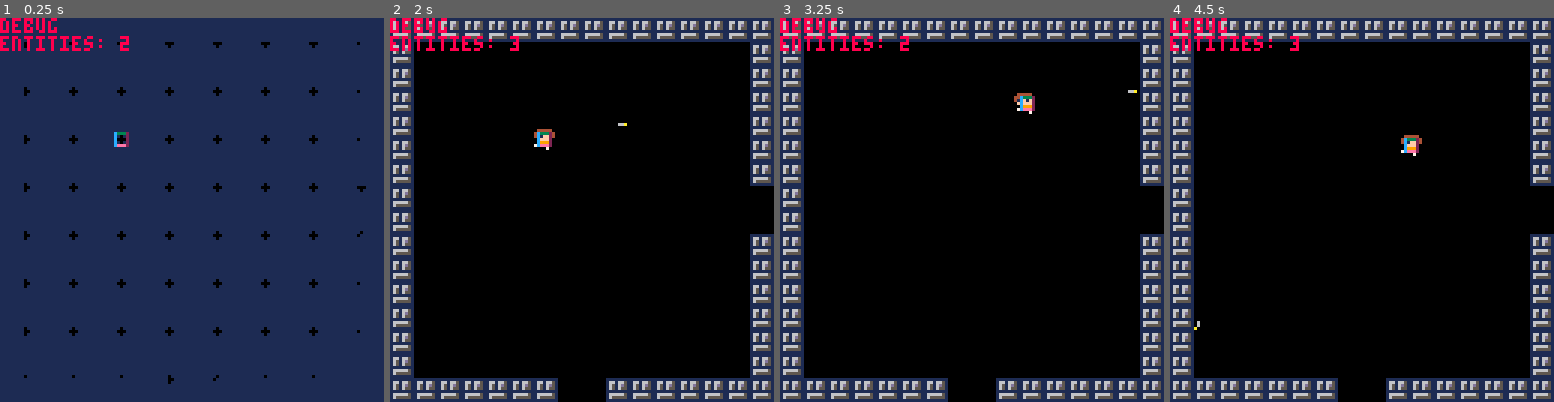
Above: before the commit, frames 1-4 (left to right).
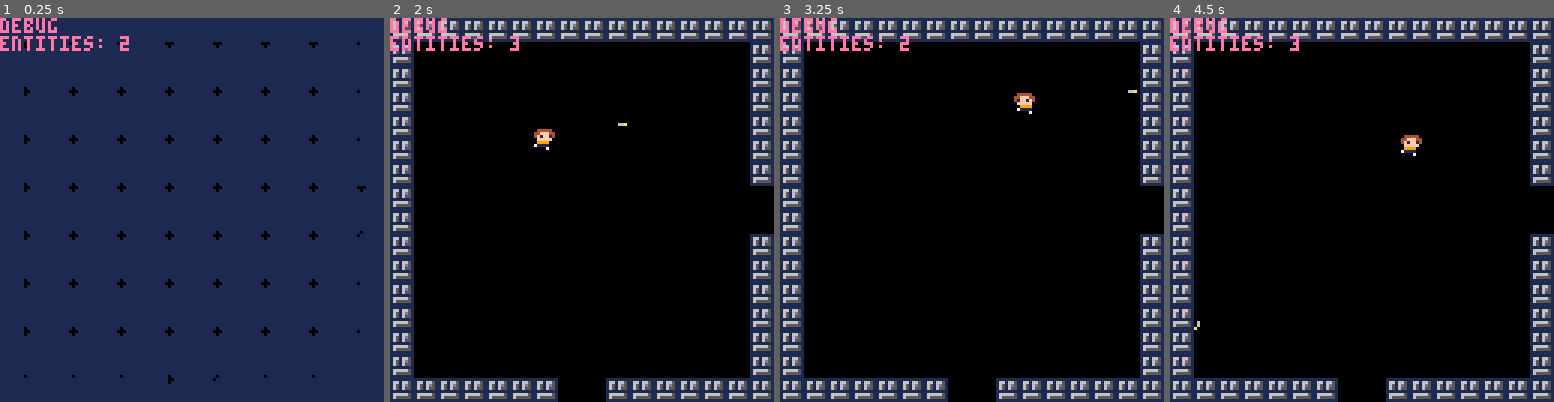
Above: after the commit, the same moments.

Repository: Zerk4112/cutemup
Game: PICO-8 cartridge cutemup.p8
Same seed, same stepped clock (60 frames per second), same inputs: the game is played once before the commit and once after it.
Inputs:
- Up to frame 1 (0.25 s): no input
- Up to frame 2 (2 s): tap X (X key) at 0.33, 1.07, 1.85 s; tap O (Z key) at 0.7, 1.7 s; hold Right from 1.6 s (still down)
- Up to frame 3 (3.25 s): release Right at 2.1 s; tap O (Z key) at 2.1, 2.5, 2.9 s; hold Up 2.15-2.42 s; hold Right 2.47-3.03 s; tap X (X key) at 2.97 s; hold Left from 3.08 s (still down)
- Up to frame 4 (4.5 s): tap O (Z key) at 3.3, 3.7, 4.1 s; release Left at 3.58 s; hold Down 3.63-3.97 s; hold Right from 4.02 s (still down); tap X (X key) at 4.08 s

The runs differ from the first frame. In frame 1, 0.9% of the frame differs, in the area x 0-34%, y 0-34%; in frame 2, 0.9%; in frame 3, 0.9%; in frame 4, 0.9%.

Commit message:
Clean up Cleaned up some unneeded things List - Modicum of Effort Notes

Diff:
--- a/cutemup.p8
+++ b/cutemup.p8
@@ -40,15 +40,12 @@
     cls()
 	if (current_scene~=nil and current_scene.draw~=nil) current_scene:draw()
 	manage_routines(aroutines)
-	for p in all(players) do
-		-- if (p.act) draw_coll_box(p.coll_box)
-	end
 	for e in all(entities) do
-		if (e.act) draw_coll_box(e.coll_box)
+		-- if (e.act) draw_coll_box(e.coll_box)
 	end
 	if (_cls) cls(1)
 
-	print('debug', cament.pos.x,cament.pos.y,8)
+	print('debug', cament.pos.x,cament.pos.y,14)
 	print('entities: '..#entities)
 	-- print(tostr(players[1].srtn))
 	-- print(players[1].sprflip)
